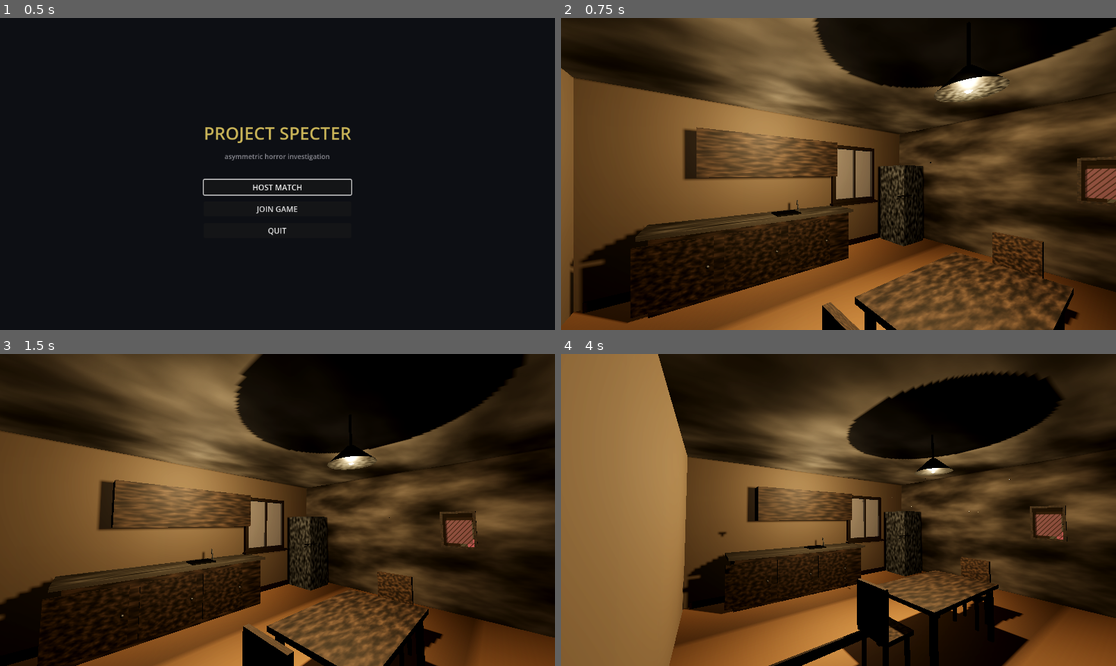
Above: before the commit, frames 1-4 (two rows, left to right).
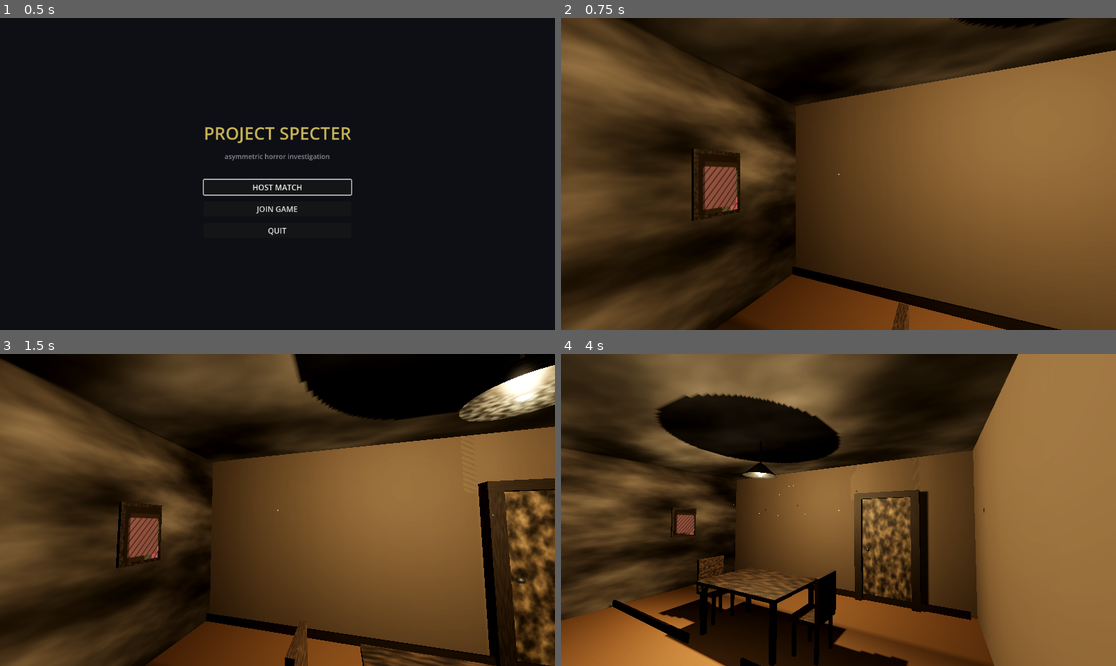
Above: after the commit, the same moments.

Repository: blastbeng/ProjectSpecterV2
Game: Godot game, scene res://scenes/boot.tscn
Same seed, same stepped clock (60 frames per second), same inputs: the game is played once before the commit and once after it.
Inputs (mouse positions are in pixels of both pictures, inside the frame that each line leads up to):
- Up to frame 1 (0.5 s): no input
- Up to frame 2 (0.75 s): click "HOST MATCH" at 0.5 s
- Up to frame 3 (1.5 s): tap Enter (ui_accept) at 1.25 s; move the mouse to (305, 510) at 1.27 s; hold Up (ui_up) from 1.28 s (still down); tap E at 1.35 s; click (305, 510) at 1.42 s
- Up to frame 4 (4 s): keep holding Up (ui_up); tap Enter (ui_accept) at 1.52, 2.27, 3.77 s; move the mouse to (810, 510) at 2.02 s; tap E at 2.1, 3.05, 3.8 s; move the mouse to (849, 503) at 2.77 s; tap Q at 2.85 s; move the mouse to (832, 516) at 3.52 s; tap Ctrl at 3.6 s; click (832, 516) at 3.67 s

Frame 1 is identical in both runs. In frame 2, 77% of the frame differs, in the area x 0-100%, y 0-100%; in frame 3, 72%; in frame 4, 84%.

Commit message:
doors: hinged InteractableDoor with generated creak, E-interaction ray, HUD prompt/crosshair, south doorway; headless interaction test PASS

Diff:
--- /dev/null
+++ b/scripts/audio/sfx_generator.gd
@@ -0,0 +1,49 @@
+class_name SfxGenerator
+extends RefCounted
+## Code-generated sound effects (Vision 4: AudioStreamWAV from PCM bytes).
+## No imported audio anywhere.
+
+const RATE := 22050
+
+
+static func _to_wav(samples: PackedFloat32Array) -> AudioStreamWAV:
+	var bytes := PackedByteArray()
+	bytes.resize(samples.size() * 2)
+	for i in samples.size():
+		var v := int(clampf(samples[i], -1.0, 1.0) * 32767.0)
+		bytes.encode_s16(i * 2, v)
+	var wav := AudioStreamWAV.new()
+	wav.format = AudioStreamWAV.FORMAT_16_BITS
+	wav.mix_rate = RATE
+	wav.stereo = false
+	wav.data = bytes
+	return wav
+
+
+## Stick-slip door creak: dragging saw partial with wobble + tremble envelope.
+static func creak(seed_value := 1) -> AudioStreamWAV:
+	var rng := RandomNumberGenerator.new()
+	rng.seed = seed_value
+	var duration := 0.9
+	var n := int(duration * RATE)
+	var samples := PackedFloat32Array()
+	samples.resize(n)
+	var phase := 0.0
+	var phase2 := 0.0
+	var drift := rng.randf_range(-8.0, 8.0)
+	for i in n:
+		var t := float(i) / RATE
+		# stick-slip pitch wobble + slow upward drag
+		var wobble := sin(t * 9.0 + rng.randf() * 0.2) * 55.0
+		var f := 165.0 + wobble + t * (55.0 + drift)
+		phase += TAU * f / RATE
+		phase2 += TAU * f * 2.63 / RATE
+		var saw := 2.0 * fmod(phase / TAU, 1.0) - 1.0
+		var partial := 0.35 * sin(phase2)
+		# envelope: fast attack, slow release, stick-slip tremble
+		var amp := minf(t / 0.07, 1.0) * minf((duration - t) / 0.35, 1.0)
+		amp *= 0.72 + 0.28 * sin(t * 27.0 + 1.7)
+		# faint friction noise
+		var noise := rng.randf_range(-1.0, 1.0) * 0.05 * amp
+		samples[i] = clampf((saw * 0.5 + partial + noise) * amp * 0.9, -1.0, 1.0)
+	return _to_wav(samples)
--- /dev/null
+++ b/scripts/gameplay/interactable_door.gd
@@ -0,0 +1,119 @@
+class_name InteractableDoor
+extends StaticBody3D
+## Hinged swinging door (Vision 5.6/5.8 base): frame, paneled leaf hung on a
+## Node3D pivot at the hinge edge, knob mesh, generated creak on open/close.
+## Interaction (Vision 6 counterplay groundwork): E toggles with a swing tween.
+
+signal state_changed(open: bool)
+
+const OPEN_ANGLE := deg_to_rad(105.0)
+
+var _pivot: Node3D
+var _open := false
+var _creak: AudioStreamWAV
+var _player: AudioStreamPlayer3D
+
+
+func _init(door_width := 0.95, door_height := 2.05, face := 0.0) -> void:
+	# Door assembly centered at origin; hinge (pivot) sits at the left jamb.
+	_build_frame(door_width, door_height)
+	_build_leaf(door_width, door_height)
+	rotation.y = face
+
+
+func _build_frame(w: float, h: float) -> void:
+	var jamb := MaterialFactory.trim()
+	for px in [-0.075, w + 0.075]:
+		var side := MeshInstance3D.new()
+		var sm := BoxMesh.new()
+		sm.size = Vector3(0.15, h + 0.05, 0.22)
+		side.mesh = sm
+		side.material_override = jamb
+		side.position = Vector3(px, (h + 0.05) / 2.0, 0.0)
+		add_child(side)
+	var head := MeshInstance3D.new()
+	var hm := BoxMesh.new()
+	hm.size = Vector3(w + 0.30, 0.12, 0.22)
+	head.mesh = hm
+	head.material_override = jamb
+	head.position = Vector3(w / 2.0, h + 0.05, 0.0)
+	add_child(head)
+	var cs := CollisionShape3D.new()
+	var shape := BoxShape3D.new()
+	shape.size = Vector3(w + 0.30, h + 0.10, 0.24)
+	cs.shape = shape
+	cs.position = Vector3(w / 2.0, (h + 0.10) / 2.0, 0.0)
+	add_child(cs)
+
+
+func _build_leaf(w: float, h: float) -> void:
+	_pivot = Node3D.new()
+	_pivot.position = Vector3(0, 0, 0)  # hinge at left jamb face
+	add_child(_pivot)
+
+	var leaf_mat := MaterialFactory.grime(Color("7a6a50"), 0.7, 0.07)
+	var leaf := MeshInstance3D.new()
+	var lm := BoxMesh.new()
+	lm.size = Vector3(w, h, 0.05)
+	leaf.mesh = lm
+	leaf.material_override = leaf_mat
+	leaf.position = Vector3(w / 2.0, h / 2.0, 0.0)
+	_pivot.add_child(leaf)
+
+	# Two inset panels for readability
+	var panel_mat := MaterialFactory.grime(Color("4a3b2d").darkened(0.12), 0.75, 0.08)
+	for py in [h * 0.28, h * 0.72]:
+		var panel := MeshInstance3D.new()
+		var pm := BoxMesh.new()
+		pm.size = Vector3(w * 0.62, h * 0.30, 0.02)
+		panel.mesh = pm
+		panel.material_override = panel_mat
+		panel.position = Vector3(w / 2.0, py, 0.035)
+		_pivot.add_child(panel)
+
+	# Knob on both faces
+	var knob_mat := MaterialFactory.metal()
+	for kz in [0.05, -0.05]:
+		var knob := MeshInstance3D.new()
+		var km := SphereMesh.new()
+		km.radius = 0.035
+		km.height = 0.07
+		knob.mesh = km
+		knob.material_override = knob_mat
+		knob.position = Vector3(w - 0.12, 1.02, kz)
+		_pivot.add_child(knob)
+
+	var cs := CollisionShape3D.new()
+	var shape := BoxShape3D.new()
+	shape.size = Vector3(w, h, 0.12)
+	cs.shape = shape
+	cs.position = Vector3(w / 2.0, h / 2.0, 0.0)
+	_pivot.add_child(cs)
+
+
+func _ready() -> void:
+	_creak = SfxGenerator.creak(3)
+	_player = AudioStreamPlayer3D.new()
+	_player.stream = _creak
+	_player.position = Vector3(0.4, 1.2, 0)
+	_player.max_db = 3.0
+	add_child(_player)
+
+
+func is_open() -> bool:
+	return _open
+
+
+func toggle() -> void:
+	_open = not _open
+	_player.pitch_scale = randf_range(0.85, 1.15)
+	_player.play()
+	var target := OPEN_ANGLE if _open else 0.0
+	var tw := create_tween()
+	tw.tween_property(_pivot, "rotation:y", target, 0.55) \
+		.set_trans(Tween.TRANS_CUBIC).set_ease(Tween.EASE_OUT)
+	state_changed.emit(_open)
+
+
+func interaction_prompt() -> String:
+	return "E — open door" if not _open else "E — close door"
--- a/scripts/gameplay/match.gd
+++ b/scripts/gameplay/match.gd
@@ -2,14 +2,31 @@
 ## Match scene: assembles night environment, the first dressed room and the
 ## player spawn. Procedural building grows here iteration by iteration.
 
-const PLAYER_SPAWN := Vector3(1.2, 0.1, 3.8)
+const PLAYER_SPAWN := Vector3(3.9, 0.1, 2.2)
+
+var _hud: MatchHUD
+var _player: PlayerController
 
 func _ready() -> void:
 	print("MATCH: scene ready")
 	add_child(NightEnvironment.new())
 	add_child(RoomBuilder.new())
-	var player := PlayerController.new()
-	player.name = "Player"
-	add_child(player)
-	player.position = PLAYER_SPAWN
-	player.rotation.y = deg_to_rad(-35.0)  # face the table + counter
+	_player = PlayerController.new()
+	_player.name = "Player"
+	add_child(_player)
+	_player.position = PLAYER_SPAWN
+	# Face the window / counter side of the room.
+	_player.rotation.y = deg_to_rad(-155.0)
+	_hud = MatchHUD.new()
+	add_child(_hud)
+
+
+func _process(_delta: float) -> void:
+	if is_instance_valid(_player) and is_instance_valid(_hud):
+		_hud.prompt_label.text = _player.current_prompt()
+
+
+func _unhandled_input(event: InputEvent) -> void:
+	if event is InputEventKey and event.pressed and not event.echo:
+		if event.physical_keycode == KEY_E:
+			_player.try_interact()
--- /dev/null
+++ b/scripts/player/interaction_ray.gd
@@ -0,0 +1,23 @@
+class_name InteractionRay
+extends RayCast3D
+## Player-centered interaction ray (Vision 5.8/6 groundwork): aims forward from
+## the camera, finds the first InteractableDoor-style node, exposes a prompt.
+
+func _ready() -> void:
+	target_position = Vector3(0, 0, -2.4)
+	collide_with_areas = false
+	collide_with_bodies = true
+	collision_mask = 1
+
+func current_prompt() -> String:
+	if is_colliding():
+		var hit := get_collider()
+		if hit and hit.has_method("interaction_prompt"):
+			return hit.interaction_prompt()
+	return ""
+
+func try_interact() -> void:
+	if is_colliding():
+		var hit := get_collider()
+		if hit and hit.has_method("toggle"):
+			hit.toggle()
--- a/scripts/player/player_controller.gd
+++ b/scripts/player/player_controller.gd
@@ -18,6 +18,7 @@
 var _bob_phase := 0.0
 
 var camera: Camera3D
+var interact_ray: InteractionRay
 
 
 func _ready() -> void:
@@ -36,7 +37,19 @@
 	add_child(camera)
 	camera.current = true
 
+	interact_ray = InteractionRay.new()
+	interact_ray.position = Vector3.ZERO
+	camera.add_child(interact_ray)
+
 	Input.mouse_mode = Input.MOUSE_MODE_CAPTURED
+
+
+func try_interact() -> void:
+	interact_ray.try_interact()
+
+
+func current_prompt() -> String:
+	return interact_ray.current_prompt()
 
 
 func _unhandled_input(event: InputEvent) -> void:
--- a/scripts/procedural/room_builder.gd
+++ b/scripts/procedural/room_builder.gd
@@ -52,11 +52,16 @@
 	_solid(Vector3(ROOM_W, 0.1, ROOM_D), MaterialFactory.floor_wood(), Vector3(ROOM_W / 2.0, -0.05, ROOM_D / 2.0))
 	# Ceiling (decor only).
 	_place(_box(Vector3(ROOM_W, 0.1, ROOM_D), MaterialFactory.ceiling()), Vector3(ROOM_W / 2.0, CEIL_H + 0.05, ROOM_D / 2.0))
-	# Four walls.
+	# Four walls; the south wall is two segments leaving a doorway at x 1.0..2.1.
 	_wall(Vector3(ROOM_W + 2 * WT, CEIL_H, WT), MaterialFactory.wall(), Vector3(ROOM_W / 2.0, CEIL_H / 2.0, -WT / 2.0), 0.0)
-	_wall(Vector3(ROOM_W + 2 * WT, CEIL_H, WT), MaterialFactory.wall(), Vector3(ROOM_W / 2.0, CEIL_H / 2.0, ROOM_D + WT / 2.0), 0.0)
+	_wall(Vector3(1.0 + WT / 2.0, CEIL_H, WT), MaterialFactory.wall(), Vector3(0.5 - WT / 2.0, CEIL_H / 2.0, ROOM_D + WT / 2.0), 0.0)
+	_wall(Vector3(ROOM_W - 2.1, CEIL_H, WT), MaterialFactory.wall(), Vector3((2.1 + ROOM_W) / 2.0, CEIL_H / 2.0, ROOM_D + WT / 2.0), 0.0)
+	_place(_box(Vector3(1.1 + 0.3, CEIL_H - 2.05, WT), MaterialFactory.wall()), Vector3(1.55, 2.05 + (CEIL_H - 2.05) / 2.0, ROOM_D + WT / 2.0))
 	_wall(Vector3(WT, CEIL_H, ROOM_D), MaterialFactory.wall(), Vector3(-WT / 2.0, CEIL_H / 2.0, ROOM_D / 2.0), 0.0)
 	_wall(Vector3(WT, CEIL_H, ROOM_D), MaterialFactory.wall_stained(), Vector3(ROOM_W + WT / 2.0, CEIL_H / 2.0, ROOM_D / 2.0), 0.0)
+	# Split baseboard around the doorway.
+	_place(_box(Vector3(0.86, 0.12, 0.03), MaterialFactory.trim()), Vector3(0.53, 0.06, ROOM_D - 0.08))
+	_place(_box(Vector3(ROOM_W - 2.24, 0.12, 0.03), MaterialFactory.trim()), Vector3((2.24 + ROOM_W) / 2.0, 0.06, ROOM_D - 0.08))
 	# Baseboards, slightly offset inward from each wall face.
 	var inset := 0.08
 	_place(_box(Vector3(ROOM_W - 0.2, 0.12, 0.03), MaterialFactory.trim()), Vector3(ROOM_W / 2.0, 0.06, inset))
@@ -231,6 +236,13 @@
 	_place(p, Vector3(2.9, 1.95, 3.1))
 
 
+func _build_door() -> void:
+	var door := InteractableDoor.new(0.95, 2.05, 0.0)
+	# Hinge against the left jamb at x = 1.0, leaf spans toward x = 1.95.
+	door.position = Vector3(1.0, 0.0, ROOM_D - 0.06)
+	add_child(door)
+
+
 func _ready() -> void:
 	_build_shell()
 	_build_counter_run()
@@ -240,3 +252,4 @@
 	_build_pictures()
 	_build_lamp()
 	_build_dust()
+	_build_door()
--- /dev/null
+++ b/scripts/ui/match_hud.gd
@@ -0,0 +1,34 @@
+class_name MatchHUD
+extends CanvasLayer
+## HUD per Vision 5.9 base: interaction prompt near the crosshair.
+## Fear meter, objectives and extraction status are layered later.
+
+var prompt_label: Label
+
+func _ready() -> void:
+	prompt_label = Label.new()
+	prompt_label.text = ""
+	prompt_label.anchor_left = 0.5
+	prompt_label.anchor_top = 0.62
+	prompt_label.anchor_right = 0.5
+	prompt_label.anchor_bottom = 0.62
+	prompt_label.grow_horizontal = Control.GROW_DIRECTION_BOTH
+	prompt_label.horizontal_alignment = HORIZONTAL_ALIGNMENT_CENTER
+	prompt_label.add_theme_font_size_override("font_size", 20)
+	prompt_label.add_theme_color_override("font_color", Color("c9b458"))
+	prompt_label.add_theme_color_override("font_shadow_color", Color(0, 0, 0, 0.7))
+	prompt_label.add_theme_constant_override("shadow_offset_x", 1)
+	prompt_label.add_theme_constant_override("shadow_offset_y", 1)
+	add_child(prompt_label)
+
+	var crosshair := ColorRect.new()
+	crosshair.color = Color(0.9, 0.88, 0.8, 0.6)
+	crosshair.anchor_left = 0.5
+	crosshair.anchor_top = 0.5
+	crosshair.anchor_right = 0.5
+	crosshair.anchor_bottom = 0.5
+	crosshair.offset_left = -1.5
+	crosshair.offset_right = 1.5
+	crosshair.offset_top = -1.5
+	crosshair.offset_bottom = 1.5
+	add_child(crosshair)
--- /dev/null
+++ b/tests/test_interaction.gd
@@ -0,0 +1,84 @@
+extends SceneTree
+## Headless interaction test: door prompt, toggle swing, creak stream present.
+
+const MATCH_SCENE := "res://scenes/match.tscn"
+const PASS_S := "TEST_INTERACTION_RESULT=PASS"
+const FAIL_S := "TEST_INTERACTION_RESULT=FAIL"
+
+
+func _init() -> void:
+	call_deferred("_run")
+
+
+func _run() -> void:
+	var scene: Node = (load(MATCH_SCENE) as PackedScene).instantiate()
+	root.add_child(scene)
+	for i in 6:
+		await process_frame
+
+	var player: Node3D = root.get_node_or_null("Match/Player")
+	if player == null:
+		print(FAIL_S, " no player")
+		quit(1)
+		return
+
+	# Stand in front of the closed door, face it (door spans x 1.0..1.95 at z~4.94).
+	player.position = Vector3(1.47, 0.1, 4.25)
+	player.rotation.y = PI
+	for i in 12:
+		await physics_frame
+
+	var door: Node = null
+	var found := root.get_node("Match").find_children("*", "InteractableDoor", true, false)
+	if found.size() > 0:
+		door = found[0]
+	if door == null:
+		print(FAIL_S, " door not found")
+		quit(1)
+		return
+
+	var prompt: String = player.current_prompt()
+	if prompt != "E — open door":
+		print(FAIL_S, " prompt was '%s'" % prompt)
+		quit(1)
+		return
+
+	player.try_interact()
+	for i in 60:
+		await physics_frame
+	if not door.is_open():
+		print(FAIL_S, " door did not open")
+		quit(1)
+		return
+	var pivot: Node3D = door._pivot
+	if absf(pivot.rotation.y) < 1.0:
+		print(FAIL_S, " pivot not swung: %f" % pivot.rotation.y)
+		quit(1)
+		return
+	var prompt_close: String = player.current_prompt()
+	if prompt_close != "E — close door":
+		print(FAIL_S, " close prompt was '%s'" % prompt_close)
+		quit(1)
+		return
+
+	# Creak stream present and 3D player exists on the door.
+
+	var found_audio := false
+	for child in door.get_children():
+		if child is AudioStreamPlayer3D and child.stream != null:
+			found_audio = true
+	if not found_audio:
+		print(FAIL_S, " no creak audio player with stream")
+		quit(1)
+		return
+
+	player.try_interact()
+	for i in 60:
+		await physics_frame
+	if door.is_open():
+		print(FAIL_S, " door did not close")
+		quit(1)
+		return
+
+	print(PASS_S)
+	quit(0)
Not shown, added: scripts/audio/sfx_generator.gd.uid
Not shown, added: scripts/gameplay/interactable_door.gd.uid
Not shown, added: scripts/player/interaction_ray.gd.uid
Not shown, added: scripts/ui/match_hud.gd.uid
